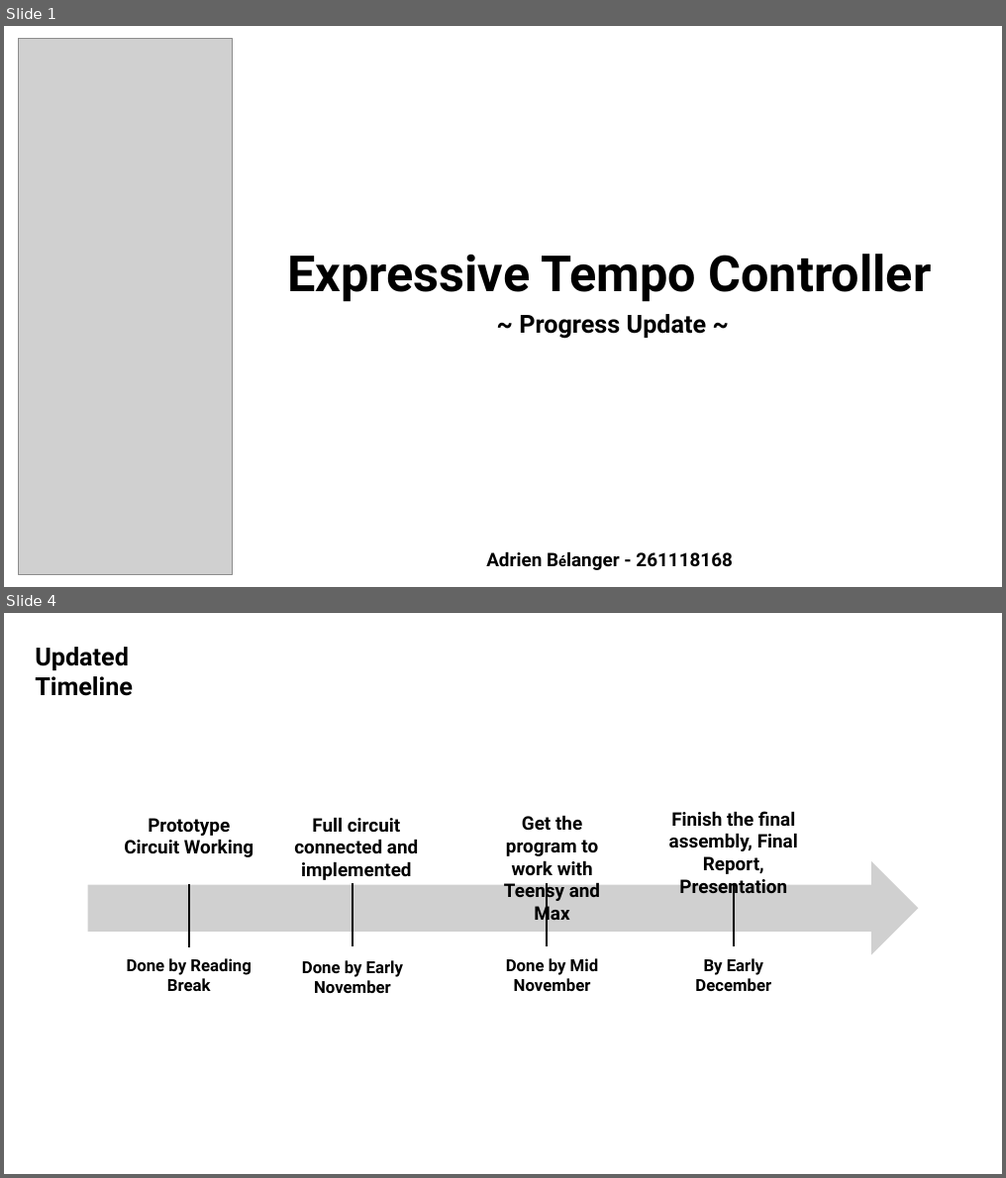
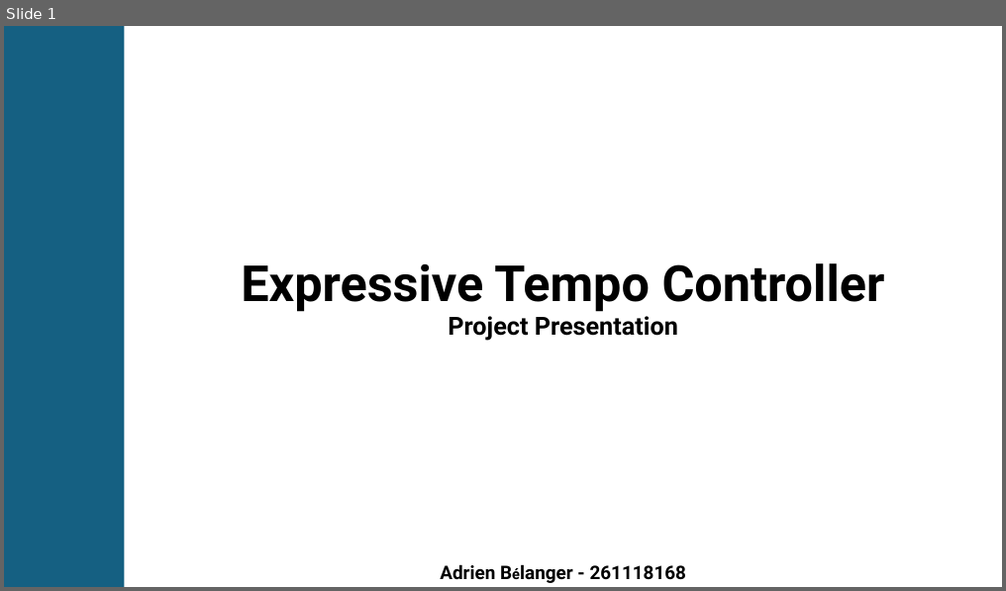
Before and after one commit to AdrienBelanger/306-Project, a slide deck: Presentation/Final Presentation.pptx. Shown one above the other, each under a label of ours: slides 1 and 4 before the commit, slide 1 after it; the slides between them are not shown. The pictures are 1006x1178 and 1006x591 pixels, drawn with LibreOffice and Linux fonts; fonts in the diff are those of the drawing; grey boxes stand for pictures. Boxes give left, top, right and bottom in pixels: in the first picture for what was removed or moved away, otherwise in the second. Text is boxed around its words. In the diff, an @@ line names an element or a change of style, - is before the commit and + after.

```diff
--- a/Presentation/Final Presentation.pptx
+++ b/Presentation/Final Presentation.pptx
@@ slide 4 removed at [4,613,1002,1174], background #FFFFFF @@
@@ text removed at [35,647,133,696] @@
-Updated Timeline
@@ text removed at [294,817,418,880] @@
-Full circuit connected and implemented
@@ group removed at [88,811,919,993]: 7 texts, 4 lines, 1 picture @@
-Prototype Circuit Working
-Get the program to work with Teensy and Max
-Finish the final assembly, Final Report, Presentation
-Done by Reading Break
-Done by Mid November
-Done by Early November
-By Early December
@@ slide 1 changed as well @@
@@ rectangle added at [4,26,125,587], fill #156082 @@
@@ picture removed at [18,38,233,574] @@
@@ text "Expressive Tempo Controller": place and size @@
-text "Expressive Tempo Controller" at [287,254,931,302]
+text "Expressive Tempo Controller" at [241,264,885,312]
@@ text at [448,316,678,341]: text changed @@
-~ Progress Update ~
+Project Presentation
@@ text "Adrien Bélanger - 261118168": place and size @@
-text "Adrien Bélanger - 261118168" at [486,552,733,567]
+text "Adrien Bélanger - 261118168" at [440,565,687,580]
```
Also in this commit, not shown: 6 slides added, 3 other slides removed, 6 other files.
